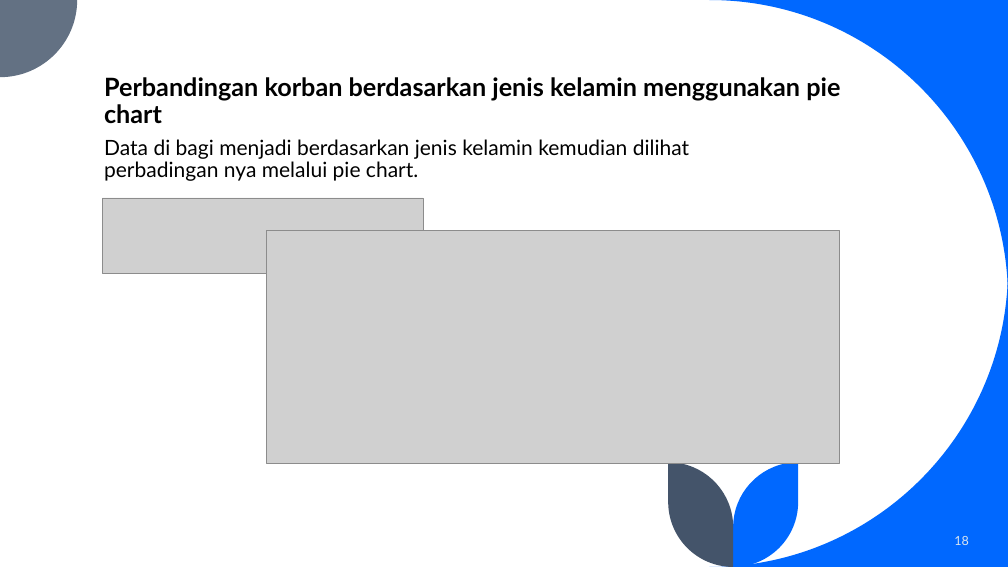
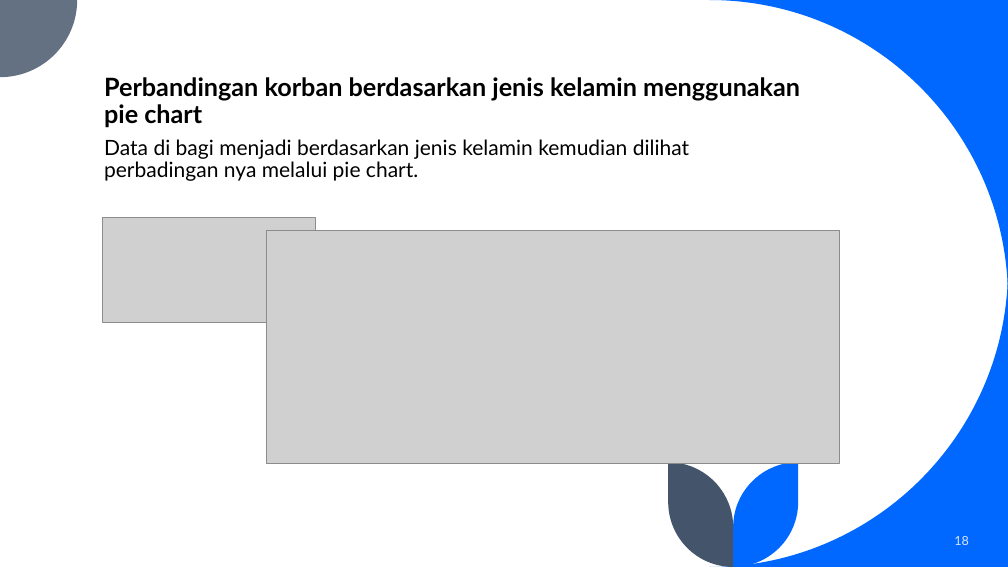
Before and after one commit to iseplutpinur/tugas_besar_big_data_semester7, a slide deck: slide 18 of TUGAS BESAR BIG DATA ISEP-FARHAN-TAUFIQ-DARA.pptx. Drawn at 1008x567 pixels with LibreOffice and Linux fonts; fonts in the diff are those of the drawing; grey boxes stand for pictures. Boxes give left, top, right and bottom in pixels: in the first picture for what was removed or moved away, otherwise in the second. Text is boxed around its words. In the diff, an @@ line names an element or a change of style, - is before the commit and + after.

```diff
--- a/TUGAS BESAR BIG DATA ISEP-FARHAN-TAUFIQ-DARA.pptx
+++ b/TUGAS BESAR BIG DATA ISEP-FARHAN-TAUFIQ-DARA.pptx
@@ title "Perbandingan korban berdasarkan jenis kelamin ..." rewrapped from box(104, 77, 840, 124) to box(104, 77, 800, 128) @@
@@ picture removed at box(102, 198, 423, 274) @@
@@ picture added at box(102, 218, 315, 323) @@
```
Also in this commit, not shown: 1 other file.
